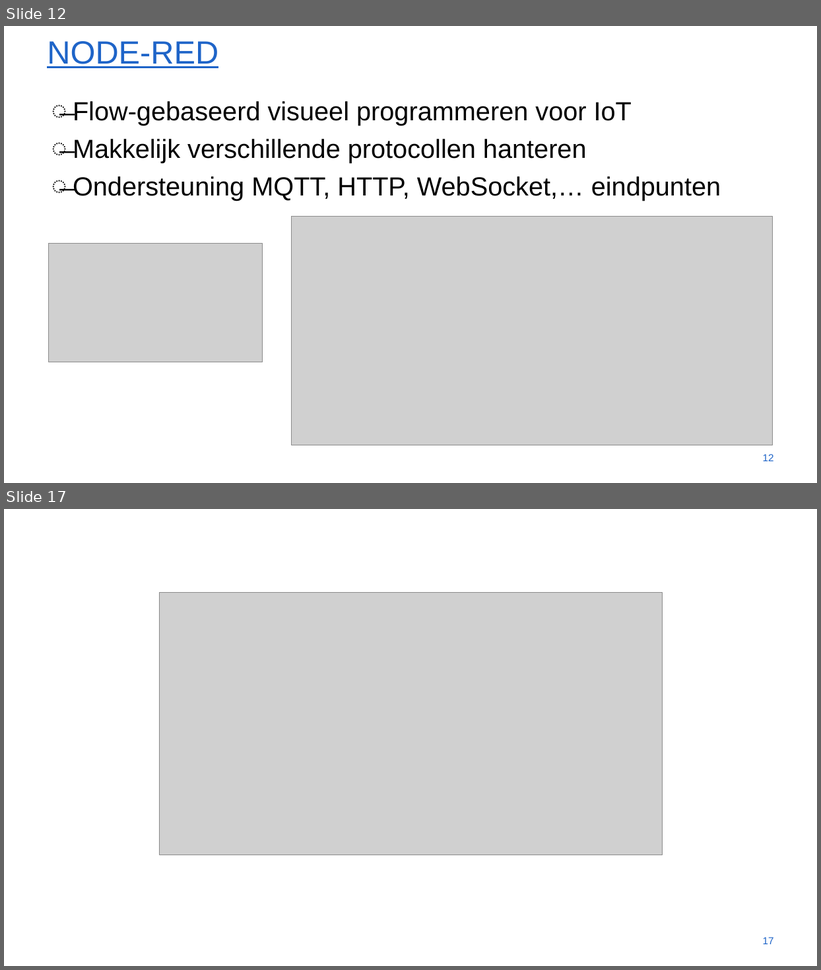
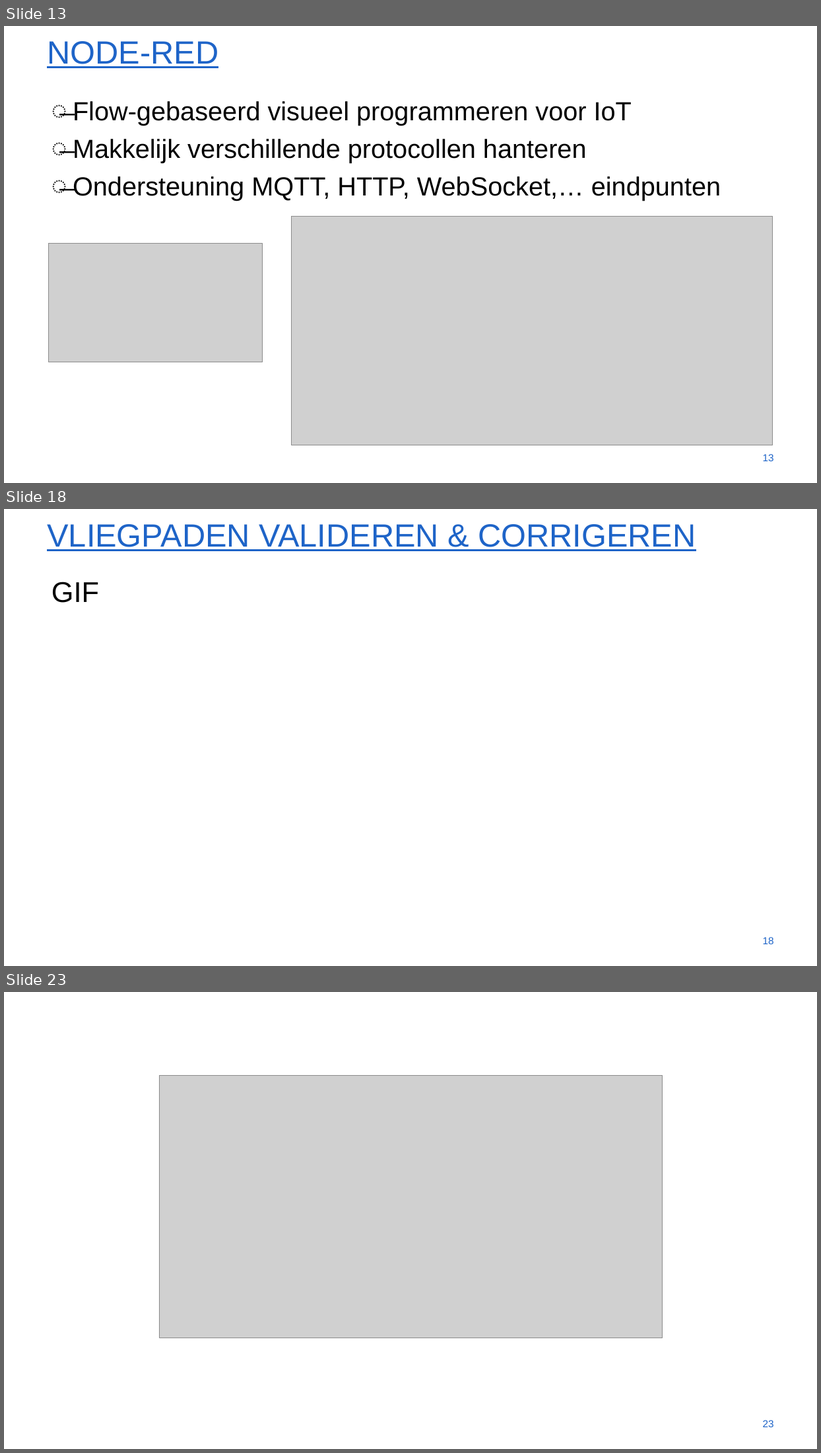
Before and after one commit to WouterStemgee/inventory-management-system-autonomous-drones, a slide deck: presentaties/EindPresentatie.pptx. Shown one above the other, each under a label of ours: slides 12 and 17 before the commit, slides 13, 18 and 23 after it; the slides between them are not shown. The pictures are 821x970 and 821x1453 pixels, drawn with LibreOffice and Linux fonts; fonts in the diff are those of the drawing; grey boxes stand for pictures; background and template pictures are left out. Boxes give left, top, right and bottom in pixels: in the first picture for what was removed or moved away, otherwise in the second. Text is boxed around its words. In the diff, an @@ line names an element or a change of style, - is before the commit and + after.

```diff
--- a/presentaties/EindPresentatie.pptx
+++ b/presentaties/EindPresentatie.pptx
@@ slide 18 added at <box>4,509,817,966</box>, background #FFFFFF @@
@@ title added at <box>47,524,696,551</box>, 54 pt, text #1E64C8, underline @@
+VLIEGPADEN VALIDEREN & CORRIGEREN
@@ text added at <box>52,582,99,603</box>, 48 pt, text #000000 @@
+GIF
@@ page number added at <box>763,937,774,945</box>, 17.1 pt, text #1E64C8 @@
+18
@@ what was slide 12 is now slide 13 @@
@@ page number at <box>763,454,774,462</box>: text changed @@
-12
+13
@@ what was slide 17 is now slide 23 @@
@@ page number at <box>763,1420,774,1428</box>: text changed @@
-17
+23
```
Also in this commit, not shown: 6 slides changed, 11 other slides added, 6 slides removed.
